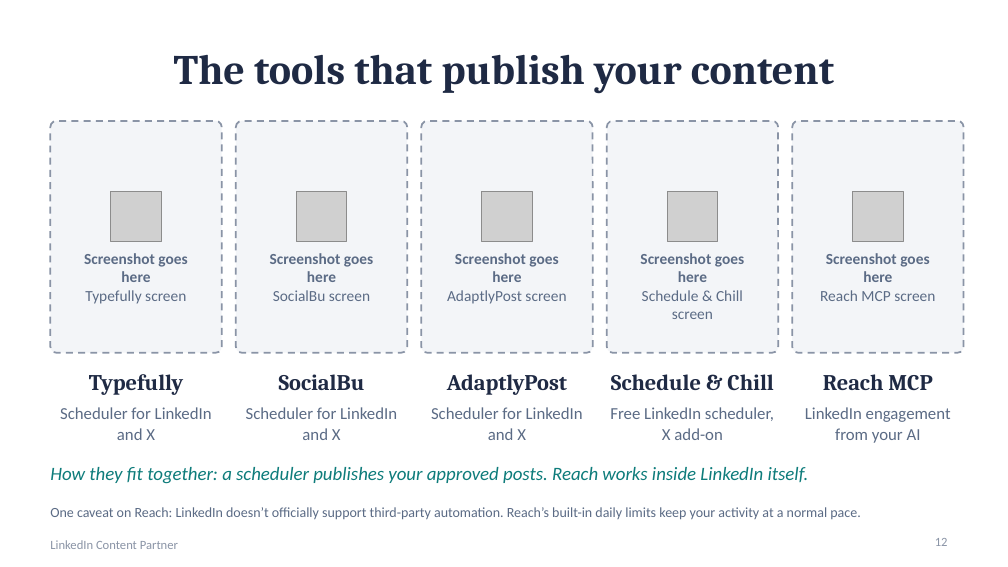
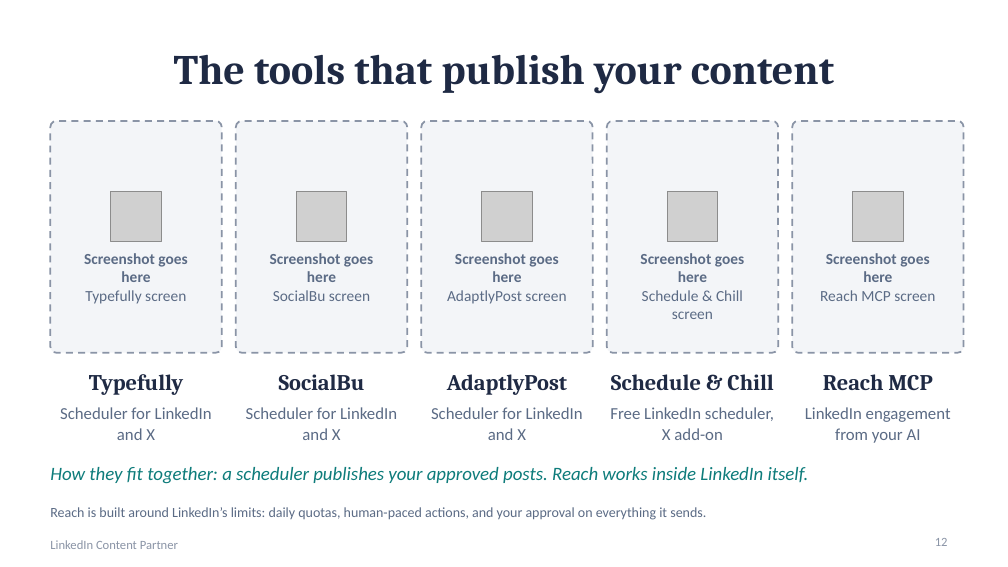
Before and after one commit to crystaljonespmp/LinkedIn-Content-Partner, a slide deck: slide 12 of PowerPoint/LinkedIn-Content-Partner-Slides.pptx. Drawn at 1008x567 pixels with LibreOffice and Linux fonts; fonts in the diff are those of the drawing; grey boxes stand for pictures. Boxes give left, top, right and bottom in pixels: in the first picture for what was removed or moved away, otherwise in the second. Text is boxed around its words. In the diff, an @@ line names an element or a change of style, - is before the commit and + after.

```diff
--- a/PowerPoint/LinkedIn-Content-Partner-Slides.pptx
+++ b/PowerPoint/LinkedIn-Content-Partner-Slides.pptx
@@ text at bbox=[50, 507, 706, 520]: text changed @@
-One caveat on Reach: LinkedIn doesn’t officially support third-party automation. Reach’s built-in daily limits keep your activity at a normal pace.
+Reach is built around LinkedIn’s limits: daily quotas, human-paced actions, and your approval on everything it sends.
```
